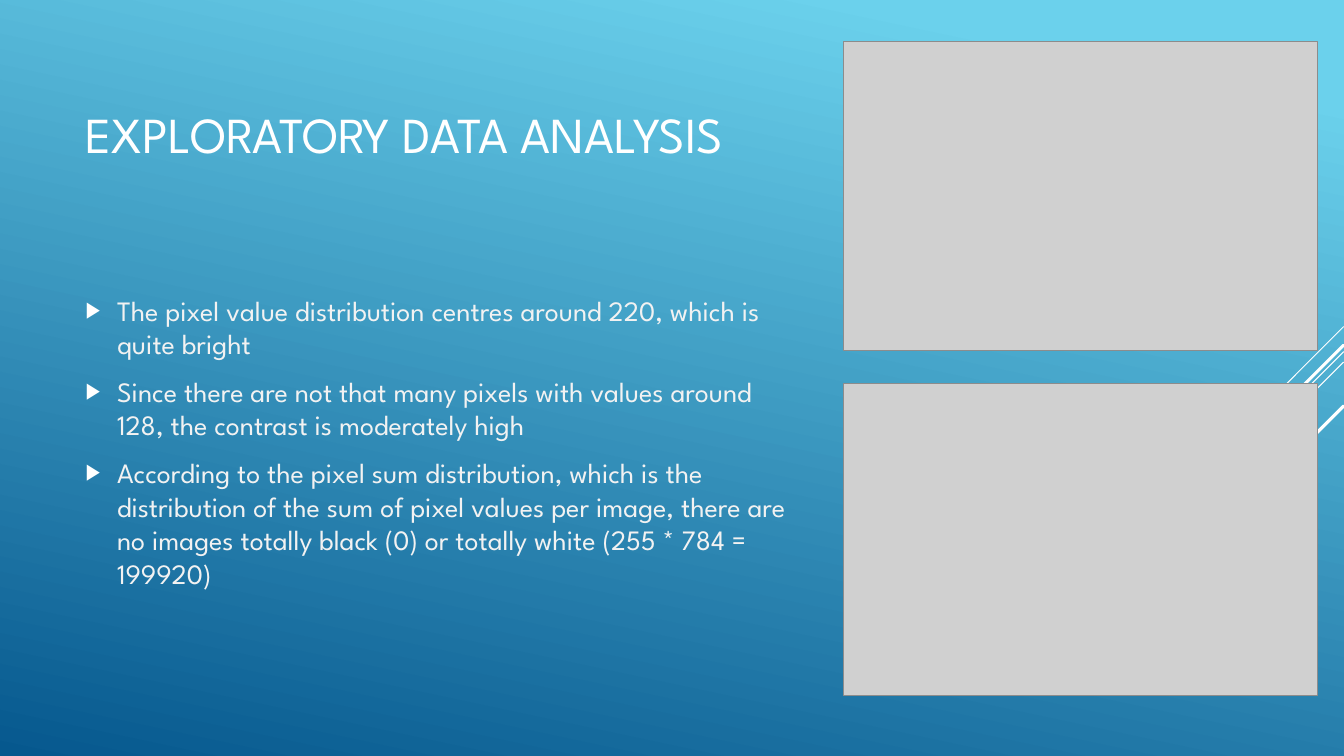
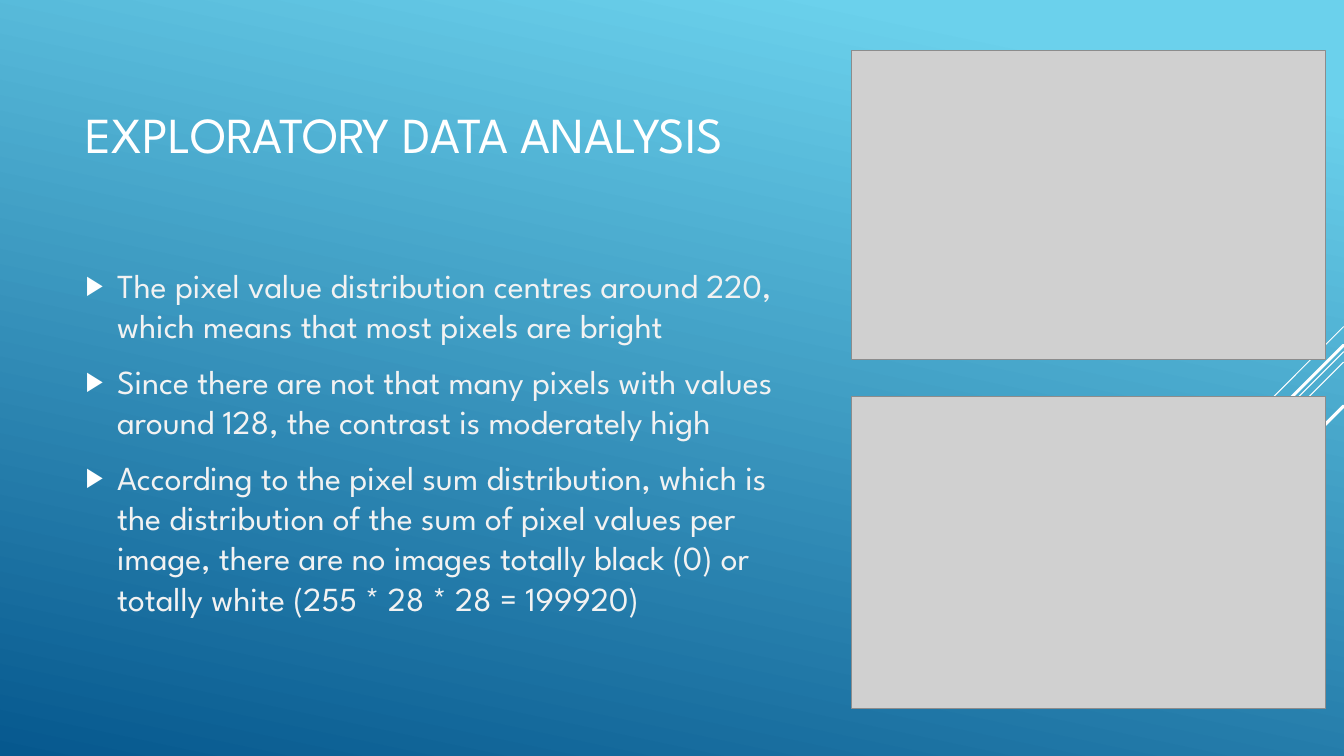
Before and after one commit to ethanolx/Fashion-CIFAR10-CV-py, a slide deck: slide 3 of doc/part-a.pptx. Drawn at 1344x756 pixels with LibreOffice and Linux fonts; fonts in the diff are those of the drawing; grey boxes stand for pictures. Boxes give left, top, right and bottom in pixels: in the first picture for what was removed or moved away, otherwise in the second. Text is boxed around its words. In the diff, an @@ line names an element or a change of style, - is before the commit and + after.

```diff
--- a/doc/part-a.pptx
+++ b/doc/part-a.pptx
@@ picture: place and size @@
-picture at [844, 41, 1318, 350]
+picture at [852, 50, 1326, 359]
@@ text at [117, 275, 771, 346]: text changed; size 20 to 24 pt @@
-▶ The pixel value distribution centres around 220, which is quite bright
+▶ The pixel value distribution centres around 220, which means that most pixels are bright
@@ text at [117, 371, 773, 442]: size 20 to 24 pt in "Since there are not that many pixels ..." @@
@@ picture: place and size @@
-picture at [844, 384, 1318, 696]
+picture at [852, 396, 1326, 708]
@@ text at [117, 467, 766, 618]: text changed; size 20 to 24 pt @@
-▶ According to the pixel sum distribution, which is the distribution of the sum of pixel values per image, there are no images totally black (0) or totally white (255 * 784 = 199920)
+▶ According to the pixel sum distribution, which is the distribution of the sum of pixel values per image, there are no images totally black (0) or totally white (255 * 28 * 28 = 199920)
```
Also in this commit, not shown: 6 other slides changed, 3 other files.
